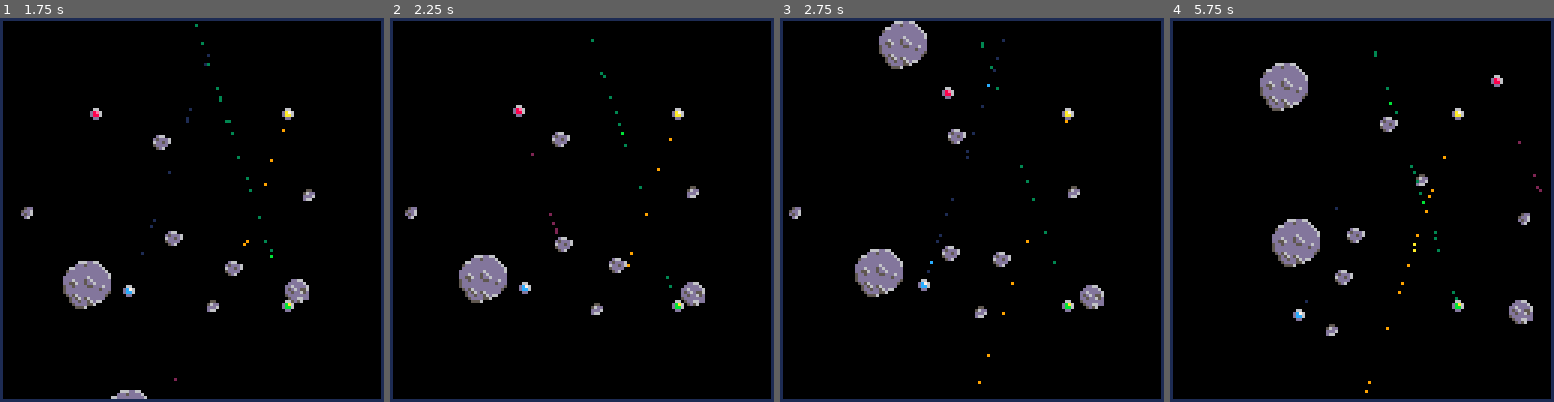
Above: before the commit, frames 1-4 (left to right).
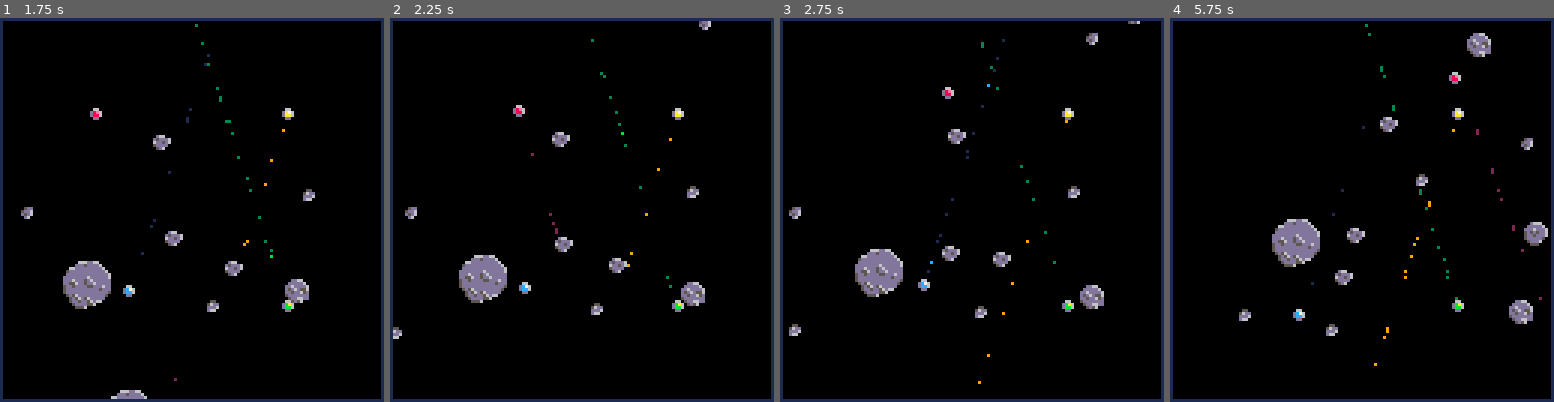
Above: after the commit, the same moments.

Repository: Ramito/PICO-8-Projects
Game: PICO-8 cartridge laserduel.p8
Same seed, same stepped clock (60 frames per second), same inputs: the game is played once before the commit and once after it.
Inputs:
- Up to frame 1 (1.75 s): tap X (X key) at 0.33, 1.07 s; tap O (Z key) at 0.7, 1.7 s; hold Right from 1.6 s (still down)
- Up to frame 2 (2.25 s): tap X (X key) at 1.85 s; release Right at 2.1 s; tap O (Z key) at 2.1 s; hold Up from 2.15 s (still down)
- Up to frame 3 (2.75 s): release Up at 2.42 s; hold Right from 2.47 s (still down); tap O (Z key) at 2.5 s
- Up to frame 4 (5.75 s): tap O (Z key) every 0.4 s from 2.9 to 5.7 s; tap X (X key) at 2.97, 4.08, 5.2 s; release Right at 3.03 s; hold Left 3.08-3.58 s; hold Down 3.63-3.97 s; hold Right 4.02-4.68 s; hold Up 4.73-5.03 s; hold Left 5.08-5.68 s; hold Down from 5.73 s (still down)

Frame 1 is identical in both runs. In frame 2, 0.1% of the frame differs, in the area x 0-84%, y 0-84%; in frame 3, 1.4%; in frame 4, 2.7%, in the area x 17-99%, y 1-98%.

Commit message:
Asteroid spawning and fixed collision numerical issues for "long" distances

Diff:
--- a/laserduel.p8
+++ b/laserduel.p8
@@ -25,6 +25,7 @@
  collide_collections(asteroids,asteroids)
  collide_collections(asteroids,ufos)
  foreach(asteroids,update_asteroid)
+	if (time()%0.25==0 and rnd(1)<0.15) spawn_random_ast()
 --lasers
 	foreach(lasers,update_laser)
 	foreach(lasers,update_laser_hit)
@@ -117,11 +118,14 @@
 end
 
 function collide(u_1,u_2)
-	local dp=u_2.pos-u_1.pos
-	local dist_sq=dp:dot(dp)
 	local r1=get_radius(u_1)
 	local r2=get_radius(u_2)
+	local bb1=circ_bb(u_1.pos,r1)
+	local bb2=circ_bb(u_2.pos,r2)
+	if (not bb1:overlaps_rect(bb2)) return
+	local dp=u_2.pos-u_1.pos
 	local tresh=r1+r2
+	local dist_sq=dp:dot(dp)
 	if (dist_sq>(tresh*tresh))	return
 	local dist=sqrt(dist_sq)
 	dp:scale(1/dist)
@@ -176,16 +180,23 @@
 end
 -->8
 --math
---vec2 metatable
+--vec2
+--vec2--metatable
 _vec2_mt={
-	__add=function(a,b)
+	__add=
+		function(a,b)
 			return make_vec2(a.x+b.x,a.y+b.y)
 		end,
-	__sub=function(a,b)
+	__sub=
+		function(a,b)
 			return make_vec2(a.x-b.x,a.y-b.y)
+		end,
+	__eq=
+		function(a,b)
+			return a.x==b.x and a.y==b.y
 		end
 }
---api table
+--vec2--api table
 _vec2_api={
 	dot=function(a,b)
 			return a.x*b.x+a.y*b.y
@@ -201,39 +212,77 @@
 			return make_vec2(a.y,-a.x)
 		end
 }
---factory
 _vec2_mt.__index=_vec2_api
-
+--vec2--factory
 function make_vec2(x,y)
 	local v={x=x,y=y}
 	setmetatable(v,_vec2_mt)
 	return v
 end
-
 function arg_vec2(arg)
 	return make_vec2(cos(arg),sin(arg))
 end
-
-function vec2_rect_dist_sq(vec2,r_min,r_max)
-	local gap=vec2-vec2_rect_closest(vec2,r_min,r_max)
-	return gap:dot(gap)
-end
-
-function vec2_rect_closest(vec2,r_min,r_max)
-	local x=vec2.x
-	if x<r_min.x then
-	 x=r_min.x
-	elseif x>r_max.x then
-	 x=r_max.x
-	end
-	local y=vec2.y
-	if y<r_min.y then
-	 y=r_min.y
-	elseif y>r_max.y then
-	 y=r_max.y
-	end
-	return make_vec2(x,y)
-end
+--rect
+--rect--metatable
+_rect_mt={
+	__add=
+		function(a,b)
+			local min=a.min+b.min
+			local max=a.max+b.max
+			return make_rect(min,max)
+		end,
+	__sub=
+		function(a,b)
+			local min=a.min-b.max
+			local max=a.max-b.min
+			return make_rect(min,max)
+		end
+}
+--rect--api table
+_rect_api={
+	closest_to=
+		function(rec,vec2)
+			local min=rec.min
+			local max=rec.max
+			local x=clamp(vec2.x,min.x,max.x)
+			local y=clamp(vec2.y,min.y,max.y)
+			return make_vec2(x,y)
+		end,
+	vec2_dist_sq=
+		function(rec,vec2)
+		 local closest=rec:closest_to(vec2)
+		 local gap=closest-vec2
+		 return gap:dot(gap)
+		end,
+	overlaps_rect=
+		function(a,b)
+			local diff=a-b
+			local zero=make_vec2(0,0)
+			local shortest=diff:closest_to(zero)
+			return shortest==zero
+		end
+}
+_rect_mt.__index=_rect_api
+--rect--factory
+function make_rect(min_v2,max_v2)
+	local rec={min=min_v2,max=max_v2}
+	setmetatable(rec,_rect_mt)
+	return rec
+end
+function circ_bb(center,radius)
+	local offset=make_vec2(radius,radius)
+	return make_rect(center-offset,center+offset)
+end
+
+--general math
+function clamp(val,min,max)
+	if (val<min) return min
+	if (val>max) return max
+	return val
+end
+
+
+local screen_rect=make_rect(make_vec2(0,0),make_vec2(128,128))
 -->8
 --laser
 
@@ -373,6 +422,7 @@
 	local prot_ind=flr(rnd(#ast_prot_map))+1
 	ast.attributes=ast_prot_map[prot_ind]
 	add(asteroids,ast)
+	return ast
 end
 
 function spawn_asteroids()
@@ -383,15 +433,34 @@
 	end
 end
 
+function spawn_random_ast()
+	local loc=rnd(1)
+	local pos
+	local axis
+	if (loc<0.25) then
+		pos=make_vec2(132,4*128*loc)
+		axis=0.5
+	elseif (loc<0.5) then
+		pos=make_vec2(4*128*(loc-0.25),-4)
+		axis=0.75
+	elseif (loc<0.75) then
+		pos=make_vec2(-4,4*128*(loc-0.5))
+		axis=0
+	else
+		pos=make_vec2(4*128*(loc-0.75),132)
+		axis=0.25
+	end
+	axis+=(rnd(0.5)-0.25)
+	local vel=arg_vec2(axis):scaled(0.02+rnd(0.25))
+	create_asteroid(pos.x,pos.y).vel=vel
+end
+
 function update_asteroid(ast)
 	ast.pos+=ast.vel
-	local screen_dist_sq=vec2_rect_dist_sq(ast.pos,make_vec2(0,0),make_vec2(128,128))
+	local screen_dist_sq=screen_rect:vec2_dist_sq(ast.pos)
 	local r_sq=ast.attributes.radius*ast.attributes.radius
-	if (screen_dist_sq>r_sq) then
-		ast.pos.x+=128
-		ast.pos.y+=128
-		ast.pos.x%=128
-		ast.pos.y%=128
+	if (screen_dist_sq>4*r_sq) then
+		del(asteroids,ast)
 	end
 end
 
